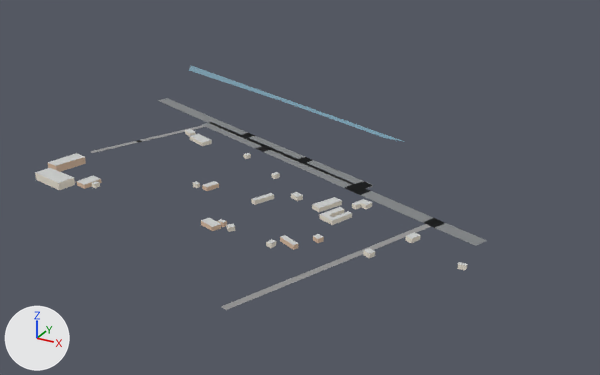
Before and after pictures for a commit that changed the glTF model godot/shahar/bolak_3_-15.glb.
Both versions are drawn from a camera (50 mm lens) standing at (552.0, -889.0, 302.0) and looking at (191.0, -232.0, -27.0). The axes (+X, +Y, +Z) are drawn at lower left. The lights are the same throughout. The picture after the commit comes second. Objects named as collision shapes, trigger or cutter boxes, shadow casters or lower levels of detail are left out. Vertices at exactly the same position are counted once.

Objects in the first picture: 'Devor_Suvoq-col', 'Suv', 'Tom_Shifer', 'Yol_Asfalt', 'Yol_Mahalla' and 1 more.
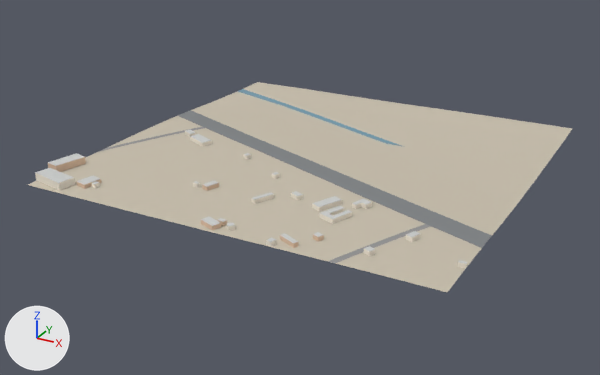
The newer file is also turned or shifted as a whole; pictures and numbers use the older file's frame.

Edits to the bpy script that builds the scene:
```text
Add mat_yer_tuproq:
    mat_yer_tuproq = principled_material('Yer_Tuproq')
    mat_yer_tuproq.base_color = (0.58, 0.522, 0.42)  # light grey #c8bfad
    mat_yer_tuproq.roughness = 1.0
Change me_suv:
    used by ob_suv; location = (0.0, 0.0, 0.0)
    remove me_suv.from_pydata(...)  # 5 vertices, 3 faces; spans x -108.0..260.0, y -131.0..4.0, z 0.0
    add me_suv.from_pydata(...)  # 62 vertices, 66 faces; spans x 0.0..260.0, y -131.0..-36.0, z -7.0..-5.0
    me_suv part 1: 5 vertices removed from x -108.0..260.0, y -131.0..4.0, z 0.0; 62 vertices added at x 0.0..260.0, y -131.0..-36.0, z -7.0..-5.0
Add me_yol_mahalla_1:
    me_yol_mahalla_1.from_pydata(...)  # 69 vertices, 68 faces; spans x 0.0..352.0, y -400.0..-190.0, z -41.0..-38.0
    me_yol_mahalla_1.materials.append(mat_yol_mahalla)  # grey #949494
Add me_yol_asfalt_1:
    me_yol_asfalt_1.from_pydata(...)  # 116 vertices, 137 faces; spans x 0.0..400.0, y -322.0..-147.0, z -43.0..-40.0
    me_yol_asfalt_1.materials.append(mat_yol_asfalt)  # grey #818486
Add me_yer_tuproq:
    me_yer_tuproq.from_pydata(...)  # 441 vertices, 800 faces; spans x 0.0..400.0, y -400.0..0.0, z -47.0..-38.0
    me_yer_tuproq.materials.append(mat_yer_tuproq)  # light grey #c8bfad
Remove ob_yol_asfalt:
    ob_yol_asfalt = bpy.data.objects.new('Yol_Asfalt', me_yol_asfalt)
    ob_yol_asfalt.location = (0.0, 0.0, 0.0)
Remove ob_yol_mahalla:
    ob_yol_mahalla = bpy.data.objects.new('Yol_Mahalla', me_yol_mahalla)
    ob_yol_mahalla.location = (0.0, 0.0, 0.0)
Add ob_yol_mahalla_col:
    ob_yol_mahalla_col = bpy.data.objects.new('Yol_Mahalla-col', me_yol_mahalla_1)
    ob_yol_mahalla_col.location = (0.0, 0.0, 40.2)
Add ob_yol_asfalt_col:
    ob_yol_asfalt_col = bpy.data.objects.new('Yol_Asfalt-col', me_yol_asfalt_1)
    ob_yol_asfalt_col.location = (0.0, 0.0, 40.2)
Add ob_yer_tuproq_col:
    ob_yer_tuproq_col = bpy.data.objects.new('Yer_Tuproq-col', me_yer_tuproq)
    ob_yer_tuproq_col.location = (0.0, 0.0, 40.2)
```

Pixel boxes (x1, y1, x2, y2) of what changed, in the pictures (600 x 375 px):
'Yer_Tuproq-col', added
    after: (28, 82, 573, 292)
'Yol_Asfalt-col', added
    after: (178, 110, 492, 248)
'Yol_Asfalt', deleted
    before: (157, 98, 487, 246)
'Suv', reshaped (23% narrower, 23% shorter)
    before: (189, 66, 405, 142)
    after: (238, 89, 404, 147)
'Yol_Mahalla', deleted
    before: (90, 125, 431, 310)
'Yol_Mahalla-col', added
    after: (98, 127, 431, 263)
